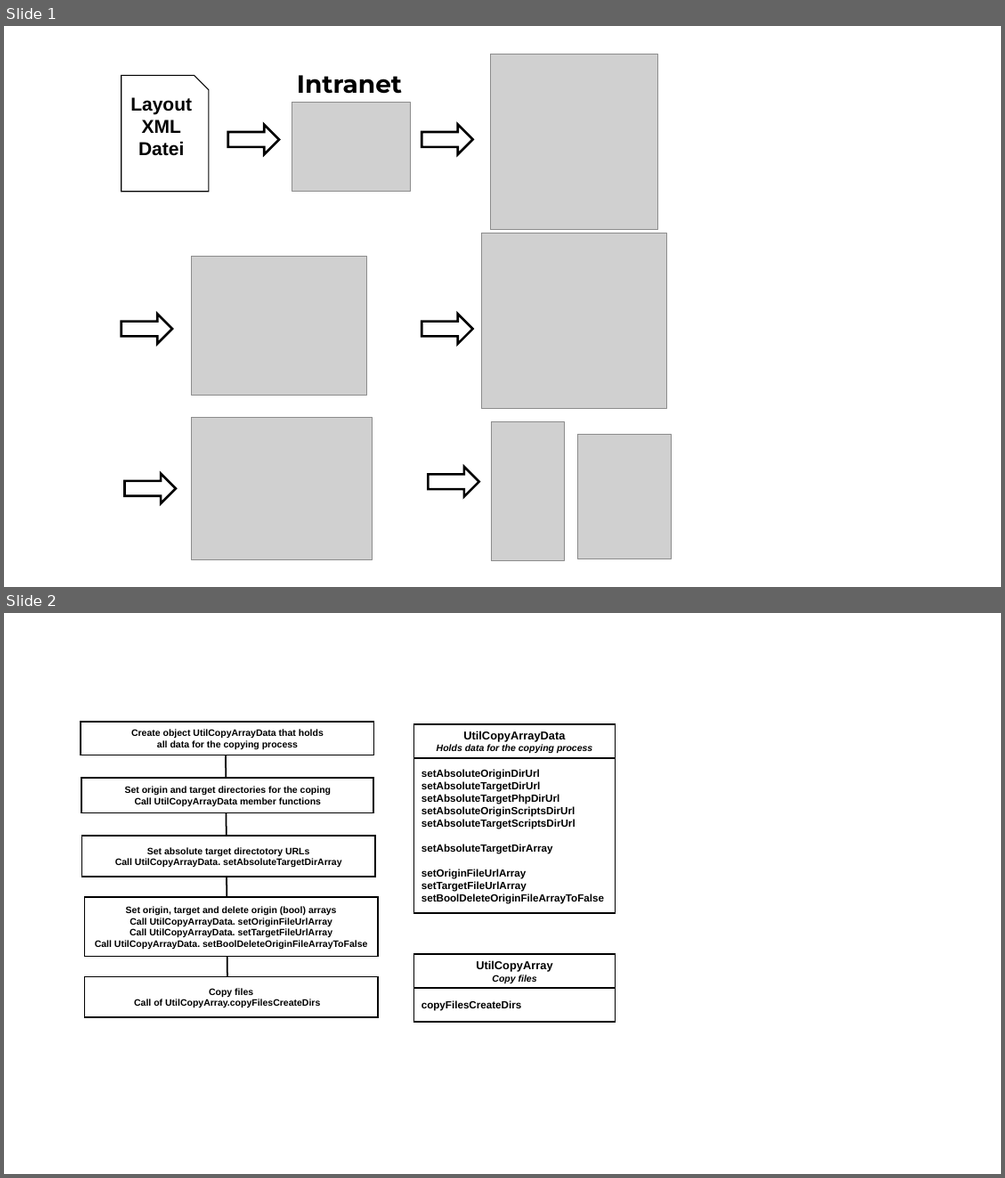
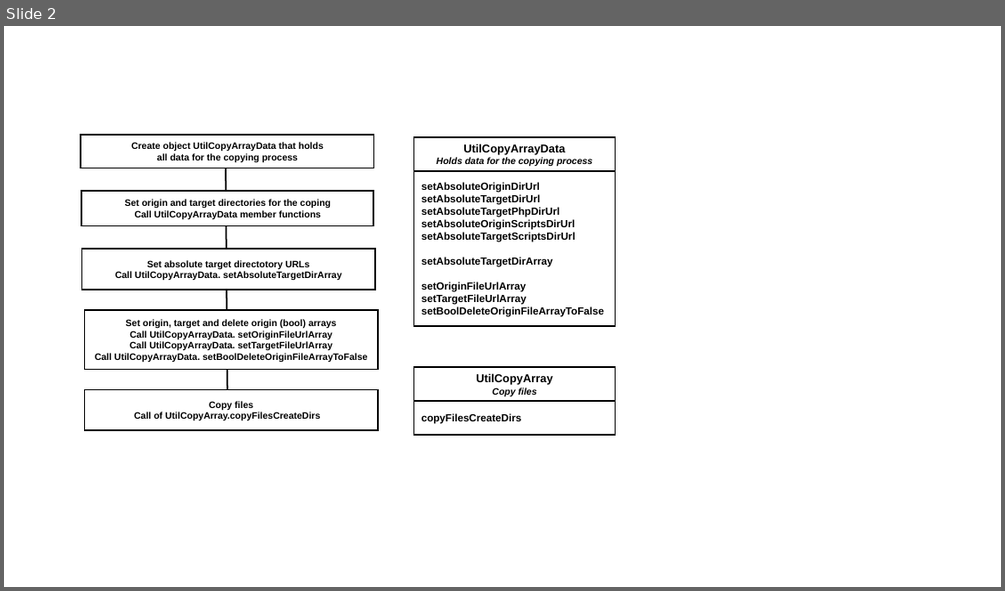
Before and after one commit to JazzLiveAarau/WwwReservationLayout, a slide deck: Description/ResrvationNewLayout.pptx. Shown one above the other, each under a label of ours: slides 1 and 2 before the commit, slide 2 after it. The pictures are 1005x1178 and 1005x591 pixels, drawn with LibreOffice and Linux fonts; fonts in the diff are those of the drawing; grey boxes stand for pictures. Boxes give left, top, right and bottom in pixels: in the first picture for what was removed or moved away, otherwise in the second. Text is boxed around its words. In the diff, an @@ line names an element or a change of style, - is before the commit and + after.

```diff
--- a/Description/ResrvationNewLayout.pptx
+++ b/Description/ResrvationNewLayout.pptx
@@ slide 1 removed at (4,26,1001,587), background #FFFFFF @@
@@ snip rect removed at (121,75,209,192) @@
-Layout XML Datei
@@ text removed at (297,75,402,94) @@
-Intranet
@@ picture removed at (490,54,657,229) @@
@@ picture removed at (291,103,411,192) @@
@@ right arrow removed at (228,125,279,155) @@
@@ right arrow removed at (422,125,473,155) @@
@@ picture removed at (481,233,666,408) @@
@@ picture removed at (191,257,367,395) @@
@@ right arrow removed at (121,313,172,344) @@
@@ right arrow removed at (422,313,473,344) @@
@@ picture removed at (191,417,372,559) @@
@@ picture removed at (491,421,564,561) @@
@@ picture removed at (577,435,671,558) @@
@@ right arrow removed at (124,473,175,503) @@
@@ right arrow removed at (428,467,479,496) @@
```
Also in this commit, not shown: 1 slide added, 4 other files.
